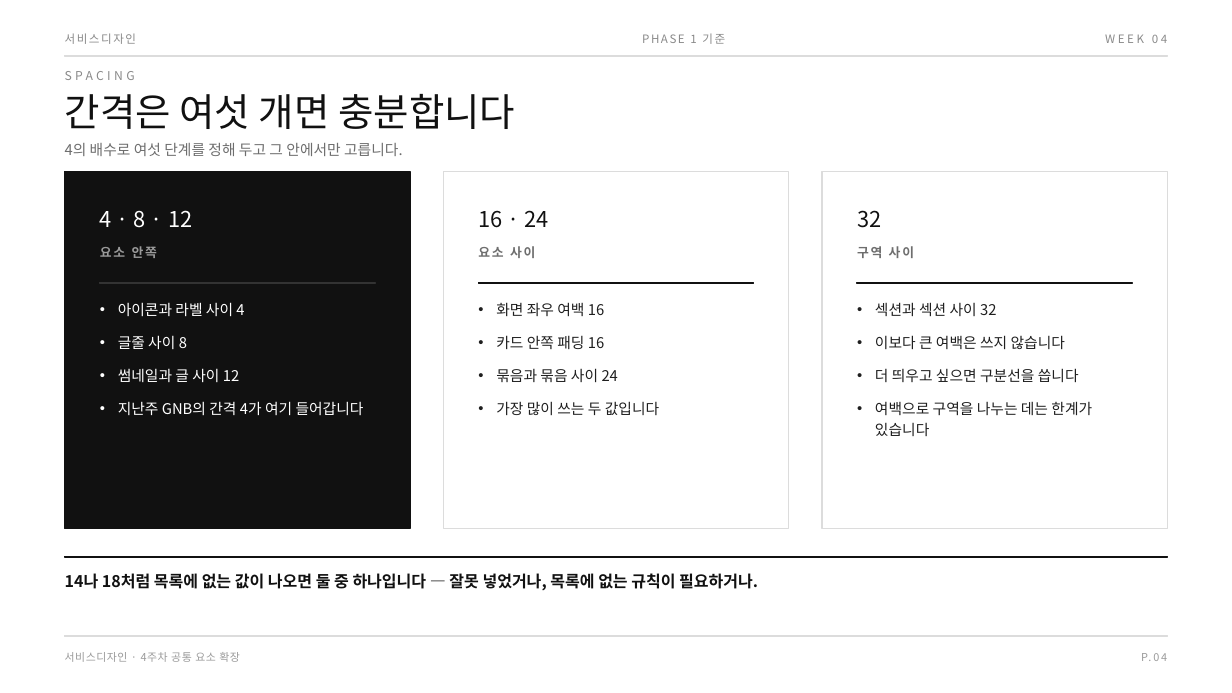
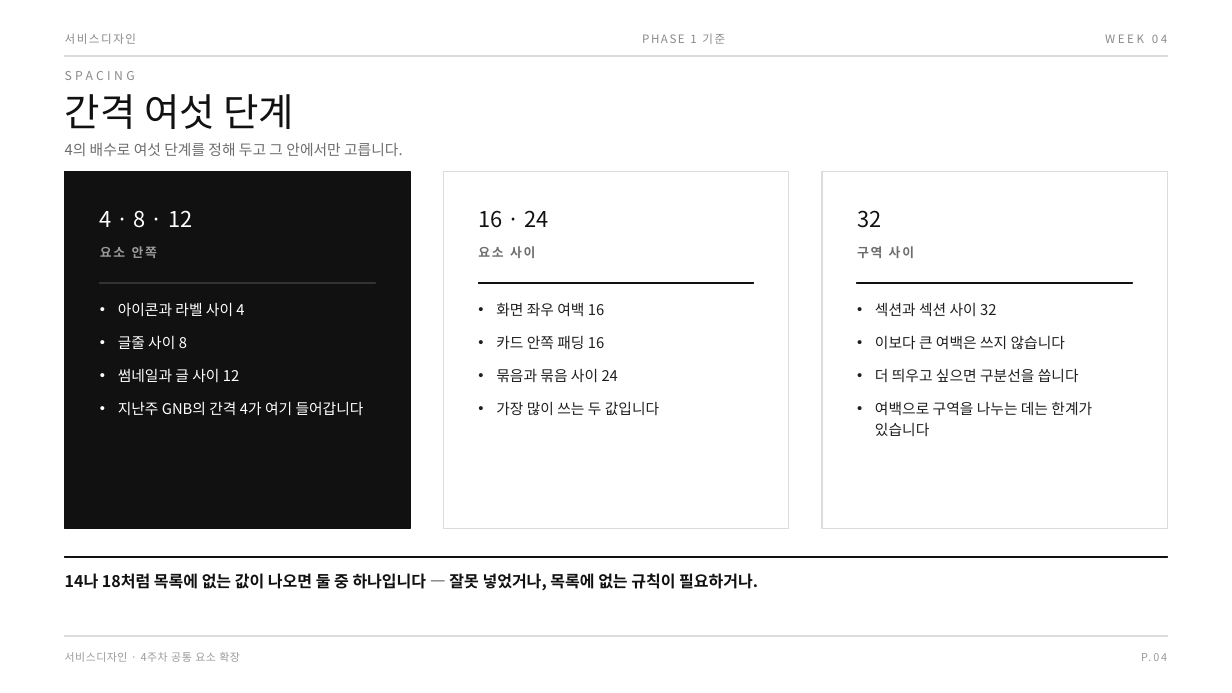
Before and after one commit to design-eng/MIN.D, a slide deck: slide 8 of dist/weeks-2학기/서비스디자인_2학기_04주차_공통요소확장.pptx. Drawn at 1232x693 pixels with LibreOffice and Linux fonts; fonts in the diff are those of the drawing. Boxes give left, top, right and bottom in pixels: in the first picture for what was removed or moved away, otherwise in the second. Text is boxed around its words. In the diff, an @@ line names an element or a change of style, - is before the commit and + after.

```diff
--- a/dist/weeks-2학기/서비스디자인_2학기_04주차_공통요소확장.pptx
+++ b/dist/weeks-2학기/서비스디자인_2학기_04주차_공통요소확장.pptx
@@ text at (65, 94, 294, 129): text changed @@
-간격은 여섯 개면 충분합니다
+간격 여섯 단계
```
Also in this commit, not shown: 12 other files.
